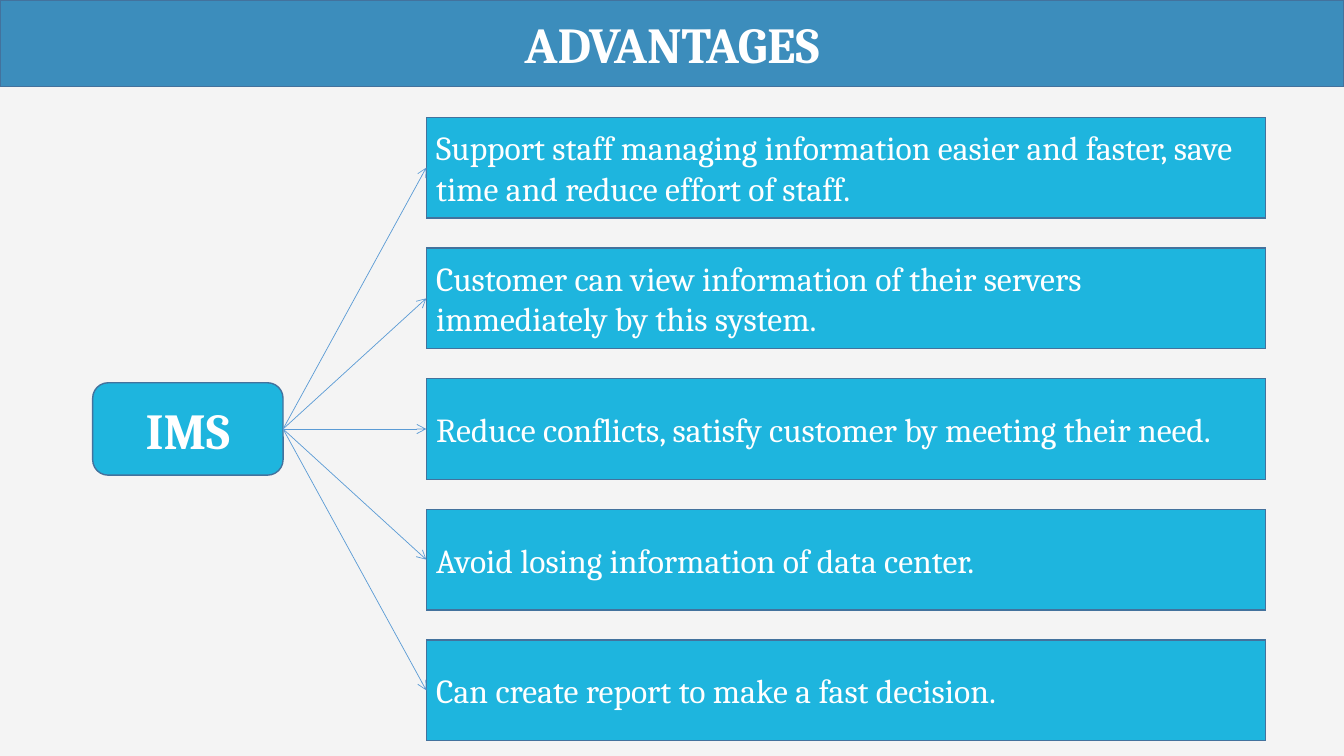
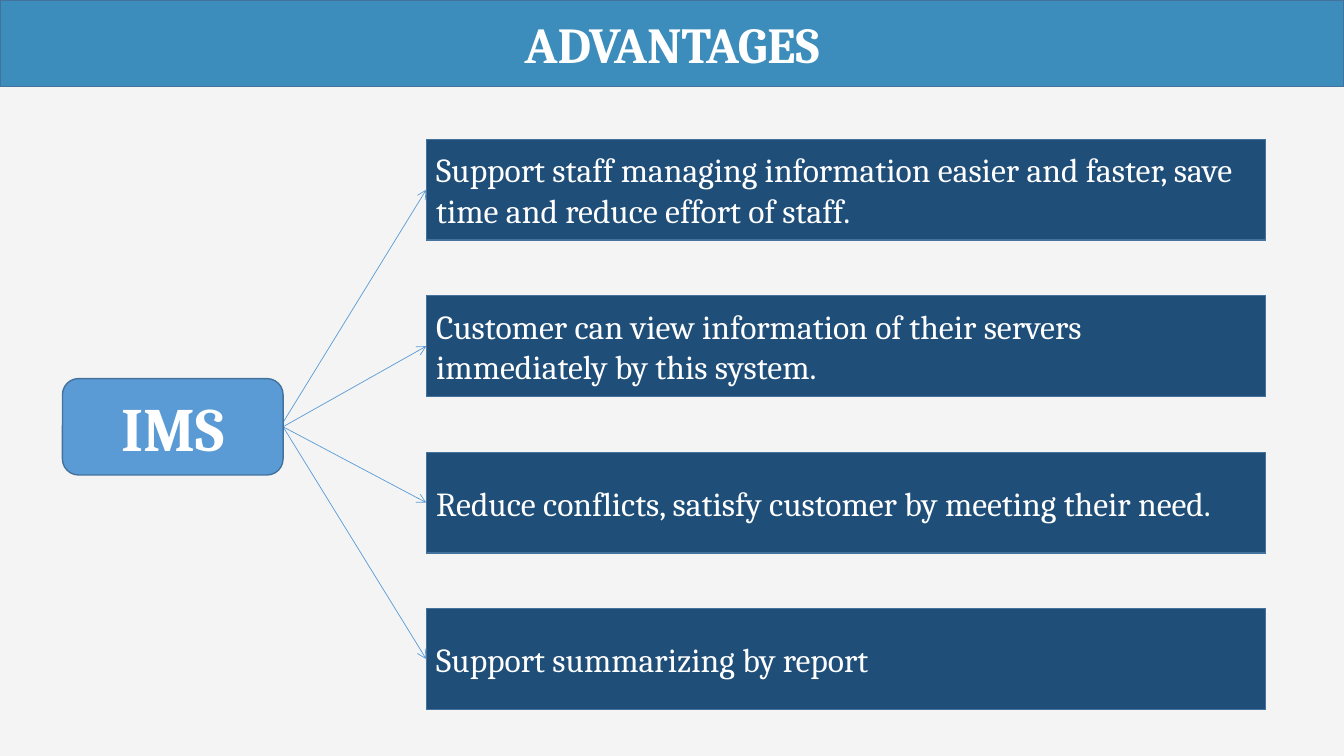
Before and after one commit to haltt051093/IMS-datacenter, a slide deck: slide 36 of Document/Presentation/IMS_20160420_Presentation.pptx (slide 37 before the commit). Drawn at 1344x756 pixels with LibreOffice and Linux fonts; fonts in the diff are those of the drawing. Boxes give left, top, right and bottom in pixels: in the first picture for what was removed or moved away, otherwise in the second. Text is boxed around its words. In the diff, an @@ line names an element or a change of style, - is before the commit and + after.

Commit message:
update presentation

```diff
--- a/Document/Presentation/IMS_20160420_Presentation.pptx
+++ b/Document/Presentation/IMS_20160420_Presentation.pptx
@@ rectangle "Support staff managing information easier ...": place and size @@
-rectangle "Support staff managing information easier ..." at [426,117,1266,218]
+rectangle "Support staff managing information easier ..." at [426,139,1266,240]
@@ arrow moved from (283, 430) - (426, 167) to (283, 422) - (426, 190) @@
@@ rectangle "Customer can view information of ...": place and size @@
-rectangle "Customer can view information of ..." at [426,248,1266,349]
+rectangle "Customer can view information of ..." at [426,295,1266,396]
@@ arrow moved from (283, 430) - (426, 298) to (283, 426) - (426, 346) @@
@@ rounded rectangle "IMS": place and size @@
-rounded rectangle "IMS" at [93,383,283,476]
+rounded rectangle "IMS" at [63,379,283,476]
@@ rounded rectangle "IMS" at [63,379,283,476]: size 36 to 44 pt; fill #1EB5DE to #5B9BD5 @@
@@ arrow moved from (283, 430) - (426, 691) to (283, 426) - (426, 659) @@
@@ arrow moved from (283, 430) - (426, 430) to (283, 426) - (426, 503) @@
@@ arrow removed from (283, 430) to (426, 560) @@
@@ rectangle "Reduce conflicts, satisfy customer by ...": place and size @@
-rectangle "Reduce conflicts, satisfy customer by ..." at [426,379,1266,480]
+rectangle "Reduce conflicts, satisfy customer by ..." at [426,453,1266,554]
@@ rectangle removed at [426,509,1266,610] @@
-Avoid losing information of data center.
@@ fill #1EB5DE to #1F4E79 in 4 elements at [426,139,1266,240], [426,295,1266,396], [426,453,1266,554], [426,609,1266,710] @@
@@ rectangle "Support summarizing by report": place and size @@
-rectangle "Support summarizing by report" at [426,640,1266,741]
+rectangle "Support summarizing by report" at [426,609,1266,710]
@@ text in rectangle at [436,648,868,680]: text changed @@
-Can create report to make a fast decision.
+Support summarizing by report
```
Also in this commit, not shown: 4 other slides changed, 3 slides added, 2 slides removed, 3 other files.
